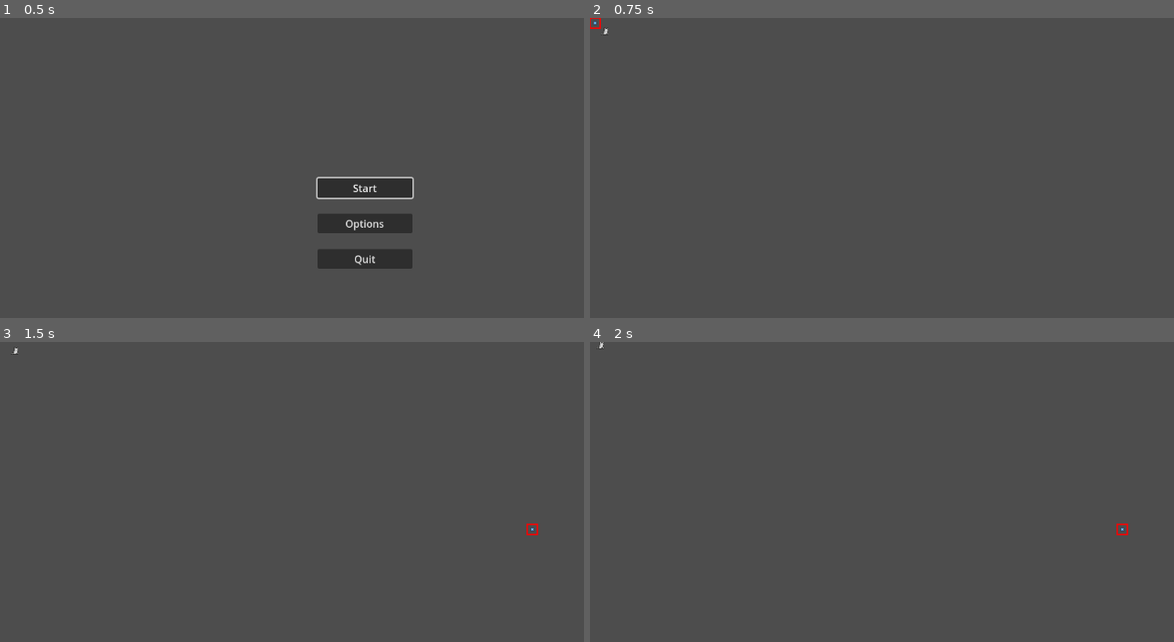
Above: before the commit, frames 1-4 (two rows, left to right).
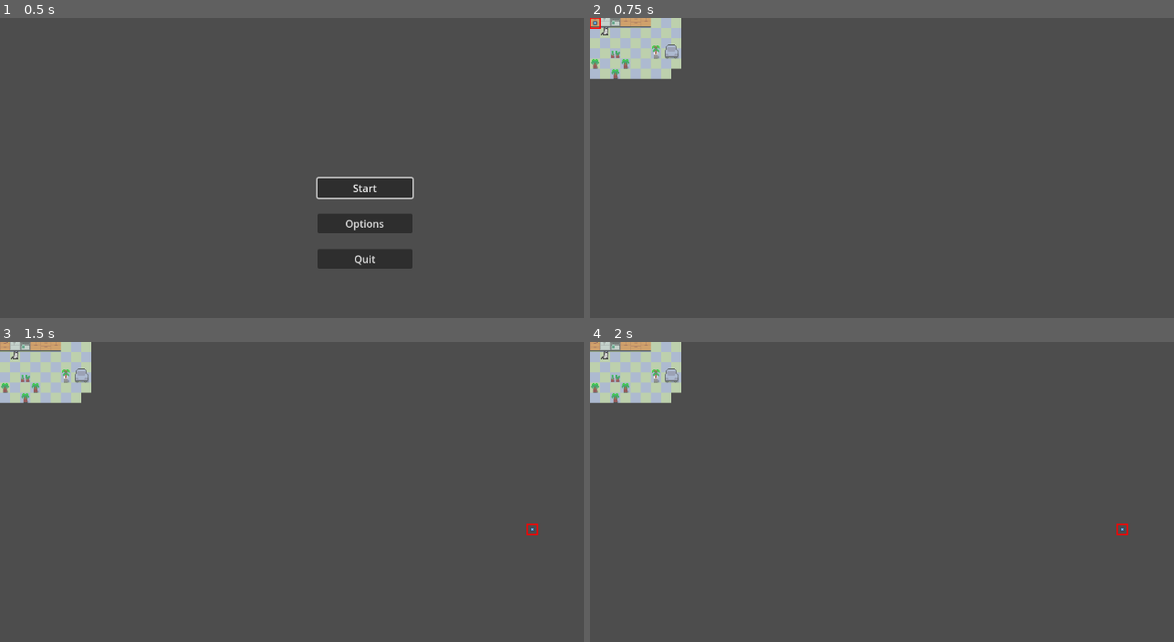
Above: after the commit, the same moments.

Repository: MatthieuD134/project-gwj63
Game: Godot game, scene res://menus/main_menu.tscn
The game is run twice, just before and just after one commit, with the same random seed, the same clock (stepped at 60 frames per second) and the same inputs. The engine's default icon, where the game draws it, is replaced by a stand-in: a white triangle on a blue panel in a dark square.
Inputs (mouse positions are in pixels of both pictures, inside the frame that each line leads up to):
- Up to frame 1 (0.5 s): no input
- Up to frame 2 (0.75 s): click "Start" at 0.5 s
- Up to frame 3 (1.5 s): tap Enter (ui_accept) at 1.25 s; move the mouse to (525, 528) at 1.27 s; press the mouse at (525, 528) at 1.28 s; hold Right (ui_right) from 1.28 s (still down)
- Up to frame 4 (2 s): keep holding Right (ui_right); tap Enter (ui_accept) at 1.52 s

Frame 1 is identical in both runs. In frame 2, 3.0% of the frame differs, in the area x 0-16%, y 0-21%; in frame 3, 3.1%; in frame 4, 3.1%.

Commit message:
add tilemap with obstacles

Diff:
--- a/scenes/common/game_board.gd
+++ b/scenes/common/game_board.gd
@@ -13,6 +13,7 @@
 
 @onready var enemies: Node2D = $Enemies
 @onready var player: Unit = $Player
+@onready var tilemap: TileMap = $TileMap
 
 var _pathfinder: PathFinder
 
@@ -22,6 +23,7 @@
 # reference to the unit.
 # Mapping of coordinates of a cell to a reference to the unit it contains.
 var _units := {}
+var _obstacles := {}
 
 
 # At the start of the game, we initialize the game board. Look at the `_reinitialize()` function below.
@@ -32,7 +34,8 @@
 
 # Returns `true` if the cell is occupied by a unit.
 func is_occupied(cell: Vector2) -> bool:
-	return true if _units.has(cell) else false
+	if (_units.has(cell) or _obstacles.has(cell)): return true
+	return false
 
 
 # Clears, and refills the `_units` dictionary with game objects that are on the board.
@@ -41,6 +44,11 @@
 
 	# register the player as occupying a cell
 	_units[player.cell] = player
+
+	var obstacles_cells = tilemap.get_used_cells(1) # the obstacles are set in the layer with index 1 in the tilemap
+
+	for cell in obstacles_cells:
+		_obstacles[Vector2(cell)] = tilemap.get_cell_tile_data(1, cell)
 
 	# In this demo, we loop over the node's children and filter them to find the units. As your game
 	# becomes more complex, you may want to use the node group feature instead to place your units
@@ -117,7 +125,6 @@
 
 	if is_occupied(new_cell) or not new_cell in walkable_cells:
 		return
-
 	# We then ask the unit to walk along the path stored in the UnitPath instance and wait until it
 	# finished.
 	player.walk_along(_pathfinder.calculate_point_path(player.cell, new_cell))
--- a/scenes/main/main.tscn
+++ b/scenes/main/main.tscn
@@ -1,15 +1,283 @@
-[gd_scene load_steps=5 format=3 uid="uid://6tcudoatg4hu"]
+[gd_scene load_steps=8 format=3 uid="uid://6tcudoatg4hu"]
 
 [ext_resource type="PackedScene" uid="uid://ce1ekytxsmo8w" path="res://menus/pause_menu.tscn" id="1_8lp6y"]
 [ext_resource type="PackedScene" uid="uid://dqxxgk3o4nu3m" path="res://entities/cursor/cursor.tscn" id="1_biyqh"]
 [ext_resource type="PackedScene" uid="uid://djaie613d5doi" path="res://entities/player/player.tscn" id="1_v21l4"]
 [ext_resource type="Script" path="res://scenes/common/game_board.gd" id="2_mfebm"]
+[ext_resource type="Texture2D" uid="uid://cq121dd56bkk2" path="res://scenes/common/assets/tileset.png" id="3_7jw80"]
+
+[sub_resource type="TileSetAtlasSource" id="TileSetAtlasSource_65cyp"]
+texture = ExtResource("3_7jw80")
+0:0/0 = 0
+1:0/0 = 0
+2:0/0 = 0
+3:0/0 = 0
+4:0/0 = 0
+5:0/0 = 0
+6:0/0 = 0
+7:0/0 = 0
+8:0/0 = 0
+0:1/0 = 0
+1:1/0 = 0
+2:1/0 = 0
+3:1/0 = 0
+4:1/0 = 0
+5:1/0 = 0
+6:1/0 = 0
+7:1/0 = 0
+8:1/0 = 0
+0:2/0 = 0
+1:2/0 = 0
+2:2/0 = 0
+3:2/0 = 0
+4:2/0 = 0
+5:2/0 = 0
+6:2/0 = 0
+7:2/0 = 0
+8:2/0 = 0
+0:3/0 = 0
+1:3/0 = 0
+2:3/0 = 0
+3:3/0 = 0
+4:3/0 = 0
+5:3/0 = 0
+6:3/0 = 0
+7:3/0 = 0
+8:3/0 = 0
+0:4/0 = 0
+1:4/0 = 0
+2:4/0 = 0
+3:4/0 = 0
+4:4/0 = 0
+5:4/0 = 0
+6:4/0 = 0
+7:4/0 = 0
+8:4/0 = 0
+0:5/0 = 0
+1:5/0 = 0
+2:5/0 = 0
+3:5/0 = 0
+4:5/0 = 0
+5:5/0 = 0
+6:5/0 = 0
+7:5/0 = 0
+8:5/0 = 0
+0:6/0 = 0
+1:6/0 = 0
+2:6/0 = 0
+3:6/0 = 0
+4:6/0 = 0
+0:7/0 = 0
+1:7/0 = 0
+2:7/0 = 0
+3:7/0 = 0
+4:7/0 = 0
+5:7/0 = 0
+6:7/0 = 0
+7:7/0 = 0
+0:8/0 = 0
+1:8/0 = 0
+2:8/0 = 0
+3:8/0 = 0
+4:8/0 = 0
+5:8/0 = 0
+6:8/0 = 0
+0:9/0 = 0
+1:9/0 = 0
+2:9/0 = 0
+3:9/0 = 0
+4:9/0 = 0
+5:9/0 = 0
+6:9/0 = 0
+8:9/0 = 0
+0:10/0 = 0
+1:10/0 = 0
+2:10/0 = 0
+3:10/0 = 0
+4:10/0 = 0
+8:10/0 = 0
+0:11/0 = 0
+1:11/0 = 0
+2:11/0 = 0
+3:11/0 = 0
+4:11/0 = 0
+5:11/0 = 0
+6:11/0 = 0
+7:11/0 = 0
+8:11/0 = 0
+0:12/0 = 0
+1:12/0 = 0
+2:12/0 = 0
+3:12/0 = 0
+4:12/0 = 0
+5:12/0 = 0
+6:12/0 = 0
+7:12/0 = 0
+8:12/0 = 0
+0:13/0 = 0
+1:13/0 = 0
+2:13/0 = 0
+3:13/0 = 0
+4:13/0 = 0
+5:13/0 = 0
+6:13/0 = 0
+7:13/0 = 0
+8:13/0 = 0
+0:14/0 = 0
+2:14/0 = 0
+3:14/0 = 0
+4:14/0 = 0
+5:14/0 = 0
+6:14/0 = 0
+7:14/0 = 0
+8:14/0 = 0
+0:15/0 = 0
+1:15/0 = 0
+2:15/0 = 0
+3:15/0 = 0
+4:15/0 = 0
+5:15/0 = 0
+6:15/0 = 0
+7:15/0 = 0
+0:16/0 = 0
+1:16/0 = 0
+2:16/0 = 0
+3:16/0 = 0
+4:16/0 = 0
+5:16/0 = 0
+6:16/0 = 0
+7:16/0 = 0
+0:17/0 = 0
+1:17/0 = 0
+2:17/0 = 0
+3:17/0 = 0
+4:17/0 = 0
+5:17/0 = 0
+0:18/0 = 0
+1:18/0 = 0
+2:18/0 = 0
+3:18/0 = 0
+4:18/0 = 0
+5:18/0 = 0
+6:18/0 = 0
+7:18/0 = 0
+0:19/0 = 0
+1:19/0 = 0
+2:19/0 = 0
+5:19/0 = 0
+6:19/0 = 0
+7:19/0 = 0
+0:20/0 = 0
+1:20/0 = 0
+3:20/0 = 0
+4:20/0 = 0
+5:20/0 = 0
+6:20/0 = 0
+7:20/0 = 0
+0:21/0 = 0
+1:21/0 = 0
+3:21/0 = 0
+4:21/0 = 0
+5:21/0 = 0
+6:21/0 = 0
+0:22/0 = 0
+1:22/0 = 0
+3:22/0 = 0
+4:22/0 = 0
+5:22/0 = 0
+6:22/0 = 0
+0:23/0 = 0
+1:23/0 = 0
+2:23/0 = 0
+3:23/0 = 0
+4:23/0 = 0
+5:23/0 = 0
+6:23/0 = 0
+0:24/0 = 0
+1:24/0 = 0
+2:24/0 = 0
+3:24/0 = 0
+4:24/0 = 0
+5:24/0 = 0
+6:24/0 = 0
+0:25/0 = 0
+1:25/0 = 0
+2:25/0 = 0
+3:25/0 = 0
+4:25/0 = 0
+5:25/0 = 0
+0:26/0 = 0
+1:26/0 = 0
+2:26/0 = 0
+3:26/0 = 0
+4:26/0 = 0
+5:26/0 = 0
+0:27/0 = 0
+1:27/0 = 0
+2:27/0 = 0
+3:27/0 = 0
+4:27/0 = 0
+5:27/0 = 0
+0:28/0 = 0
+1:28/0 = 0
+2:28/0 = 0
+3:28/0 = 0
+4:28/0 = 0
+5:28/0 = 0
+0:29/0 = 0
+1:29/0 = 0
+2:29/0 = 0
+3:29/0 = 0
+4:29/0 = 0
+5:29/0 = 0
+0:30/0 = 0
+1:30/0 = 0
+2:30/0 = 0
+3:30/0 = 0
+4:30/0 = 0
+5:30/0 = 0
+0:31/0 = 0
+1:31/0 = 0
+2:31/0 = 0
+3:31/0 = 0
+4:31/0 = 0
+5:31/0 = 0
+0:32/0 = 0
+1:32/0 = 0
+2:32/0 = 0
+3:32/0 = 0
+4:32/0 = 0
+5:32/0 = 0
+0:33/0 = 0
+1:33/0 = 0
+2:33/0 = 0
+3:33/0 = 0
+4:33/0 = 0
+5:33/0 = 0
+0:34/0 = 0
+1:34/0 = 0
+2:34/0 = 0
+3:34/0 = 0
+4:34/0 = 0
+5:34/0 = 0
+0:35/0 = 0
+1:35/0 = 0
+2:35/0 = 0
+3:35/0 = 0
+4:35/0 = 0
+5:35/0 = 0
+0:36/0 = 0
+1:36/0 = 0
+2:36/0 = 0
+3:36/0 = 0
+4:36/0 = 0
+5:36/0 = 0
+
+[sub_resource type="TileSet" id="TileSet_a0y4e"]
+sources/0 = SubResource("TileSetAtlasSource_65cyp")
 
 [node name="Main" type="Node2D"]
 y_sort_enabled = true
-
-[node name="TileMap" type="TileMap" parent="."]
-format = 2
 
 [node name="Camera2D" type="Camera2D" parent="."]
 position = Vector2(556, 323)
@@ -20,10 +288,32 @@
 visible = false
 
 [node name="GameBoard" type="Node2D" parent="."]
+y_sort_enabled = true
 script = ExtResource("2_mfebm")
 
+[node name="TileMap" type="TileMap" parent="GameBoard"]
+y_sort_enabled = true
+tile_set = SubResource("TileSet_a0y4e")
+format = 2
+layer_0/name = "walkable"
+layer_0/tile_data = PackedInt32Array(0, 0, 1, 1, 524288, 1, 65537, 0, 1, 131072, 0, 1, 2, 0, 1, 131074, 0, 1, 65539, 0, 1, 4, 0, 1, 65541, 0, 1, 131076, 0, 1, 196613, 0, 1, 131078, 0, 1, 6, 0, 1, 65543, 0, 1, 196615, 0, 1, 262148, 0, 1, 196611, 0, 1, 262146, 0, 1, 196609, 0, 1, 262144, 0, 1, 327681, 0, 1, 327683, 0, 1, 327685, 0, 1, 262150, 0, 1, 327687, 0, 1, 262152, 0, 1, 131080, 0, 1, 8, 0, 1, 65536, 524288, 1, 131073, 524288, 1, 65538, 524288, 1, 3, 524288, 1, 131075, 524288, 1, 65540, 524288, 1, 5, 524288, 1, 131077, 524288, 1, 65542, 524288, 1, 7, 524288, 1, 131079, 524288, 1, 65544, 524288, 1, 196616, 524288, 1, 262151, 524288, 1, 196614, 524288, 1, 327686, 524288, 1, 262149, 524288, 1, 327684, 524288, 1, 196612, 524288, 1, 262147, 524288, 1, 196610, 524288, 1, 262145, 524288, 1, 327682, 524288, 1, 196608, 524288, 1, 327680, 524288, 1)
+layer_1/name = "obstacle"
+layer_1/enabled = true
+layer_1/modulate = Color(1, 1, 1, 1)
+layer_1/y_sort_enabled = false
+layer_1/y_sort_origin = 0
+layer_1/z_index = 0
+layer_1/tile_data = PackedInt32Array(-65534, 131072, 11, 2, 131072, 12, -65536, 0, 11, 0, 0, 12, -65535, 65536, 11, 1, 65536, 12, -65533, 196608, 11, 3, 196608, 12, -65532, 262144, 11, 4, 262144, 12, -65531, 327680, 11, 5, 327680, 12, 196610, 131072, 16, 262144, 65536, 16, 262147, 65536, 16, 327682, 65536, 16, 196614, 0, 16, 196615, 262144, 28, 196616, 327680, 28)
+layer_2/name = "front"
+layer_2/enabled = true
+layer_2/modulate = Color(1, 1, 1, 1)
+layer_2/y_sort_enabled = false
+layer_2/y_sort_origin = 8
+layer_2/z_index = 1
+layer_2/tile_data = PackedInt32Array(131078, 0, 15, 131079, 262144, 27, 131080, 327680, 27)
+
 [node name="Player" parent="GameBoard" instance=ExtResource("1_v21l4")]
-position = Vector2(16, 16)
+position = Vector2(24, 24)
 
 [node name="Cursor" parent="GameBoard" instance=ExtResource("1_biyqh")]
 
Binary file added: scenes/common/assets/tileset.png
Not shown, added: scenes/common/assets/tileset.png.import
